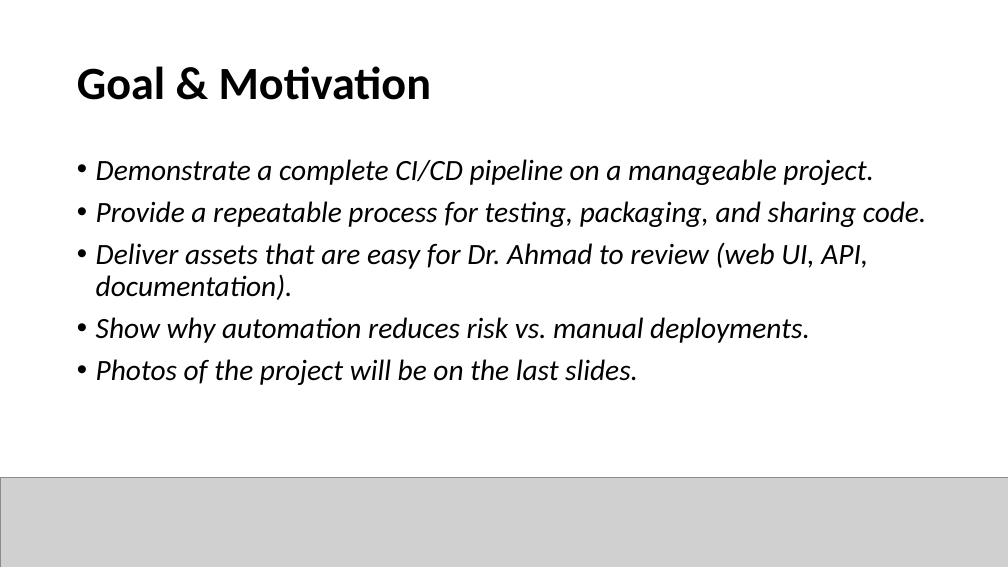
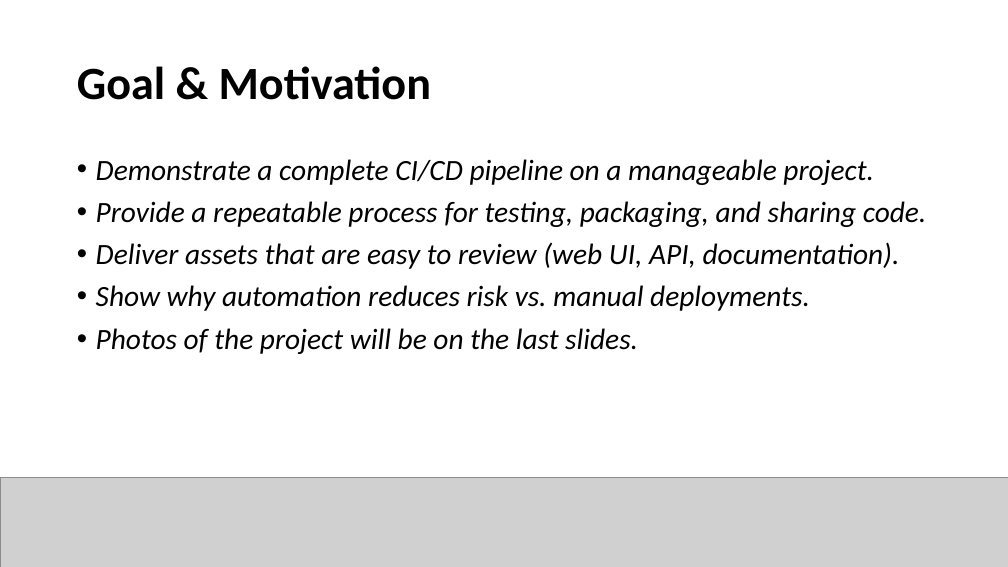
Before and after one commit to NPaugust/cloud-ci-showcase, a slide deck: slide 2 of Cloud Computing.pptx. Drawn at 1008x567 pixels with LibreOffice and Linux fonts; fonts in the diff are those of the drawing; grey boxes stand for pictures. Boxes give left, top, right and bottom in pixels: in the first picture for what was removed or moved away, otherwise in the second. Text is boxed around its words. In the diff, an @@ line names an element or a change of style, - is before the commit and + after.

```diff
--- a/Cloud Computing.pptx
+++ b/Cloud Computing.pptx
@@ text at (96,242,900,269): text changed @@
-• Deliver assets that are easy for Dr. Ahmad to review (web UI, API, documentation).
+• Deliver assets that are easy to review (web UI, API, documentation).
```
Also in this commit, not shown: 1 other slide changed.
